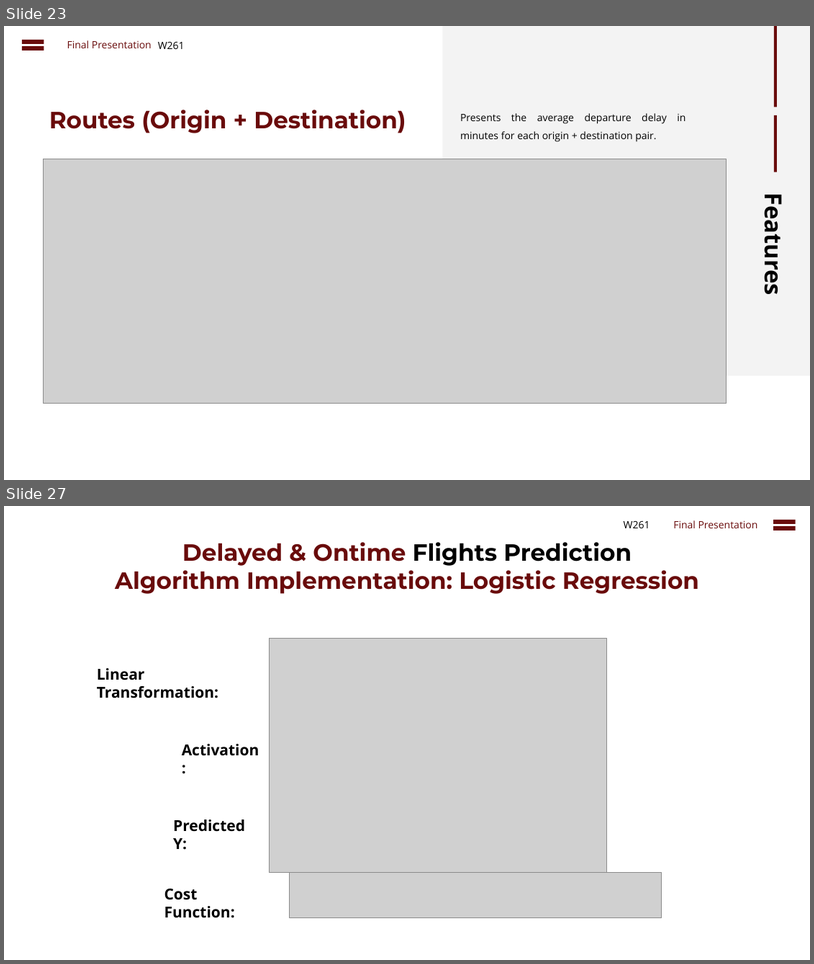
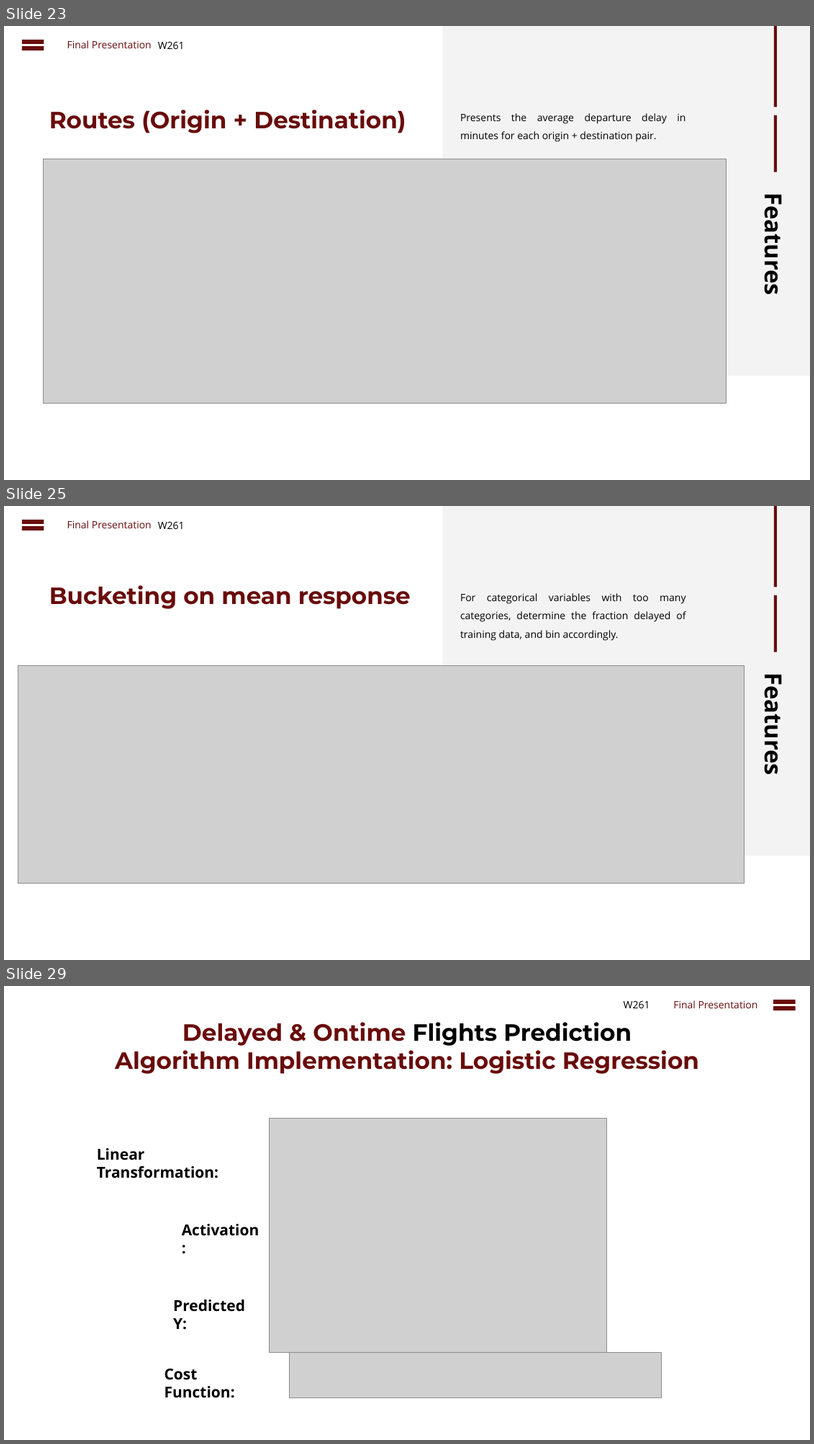
Before and after one commit to cbenge509/flightsontime, a slide deck: presentation/Delayed Flights Prediction - Final.pptx. Shown one above the other, each under a label of ours: slides 23 and 27 before the commit, slides 23, 25 and 29 after it; the slides between them are not shown. The pictures are 814x964 and 814x1444 pixels, drawn with LibreOffice and Linux fonts; fonts in the diff are those of the drawing; grey boxes stand for pictures. Boxes give left, top, right and bottom in pixels: in the first picture for what was removed or moved away, otherwise in the second. Text is boxed around its words. In the diff, an @@ line names an element or a change of style, - is before the commit and + after.

```diff
--- a/presentation/Delayed Flights Prediction - Final.pptx
+++ b/presentation/Delayed Flights Prediction - Final.pptx
@@ slide 25 added at (x1=4, y1=506, x2=810, y2=960), background #FFFFFF; not listed: 1 template element that a slide beside it also shows @@
@@ math equal added at (x1=18, y1=515, x2=47, y2=534), fill #690B0B @@
@@ text added at (x1=67, y1=520, x2=152, y2=528), 12 pt, text #690B0B @@
+Final Presentation
@@ text added at (x1=158, y1=522, x2=185, y2=529), 12 pt, text #000000 @@
+W261
@@ rectangle added at (x1=774, y1=506, x2=778, y2=587), fill #690B0B @@
@@ text added at (x1=49, y1=585, x2=411, y2=609), 28 pt, text #690B0B, bold @@
+Bucketing on mean response
@@ text added at (x1=460, y1=593, x2=686, y2=641), 12 pt, text #000000 @@
+For categorical variables with too many categories, determine the fraction delayed of training data, and bin accordingly.
@@ rectangle added at (x1=774, y1=595, x2=778, y2=651), fill #690B0B @@
@@ picture added at (x1=18, y1=666, x2=744, y2=883) @@
@@ text added at (x1=759, y1=683, x2=790, y2=772), 28 pt, text #000000, bold @@
+Features
@@ what was slide 27 is now slide 29 @@
```
Also in this commit, not shown: 5 slides changed, 2 other slides added.
